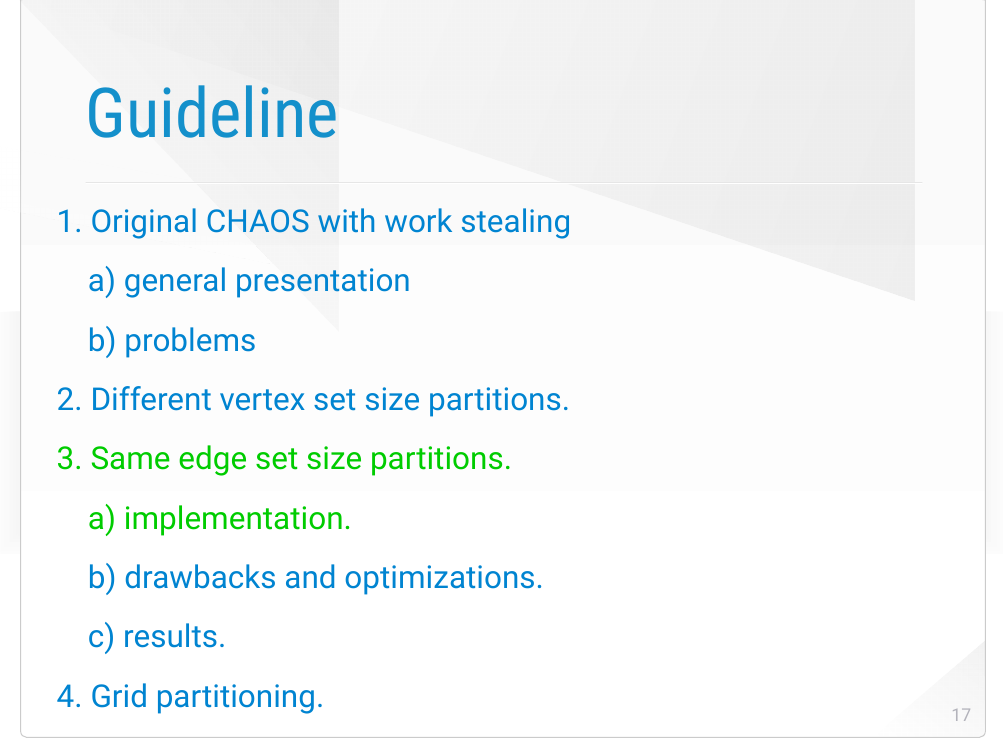
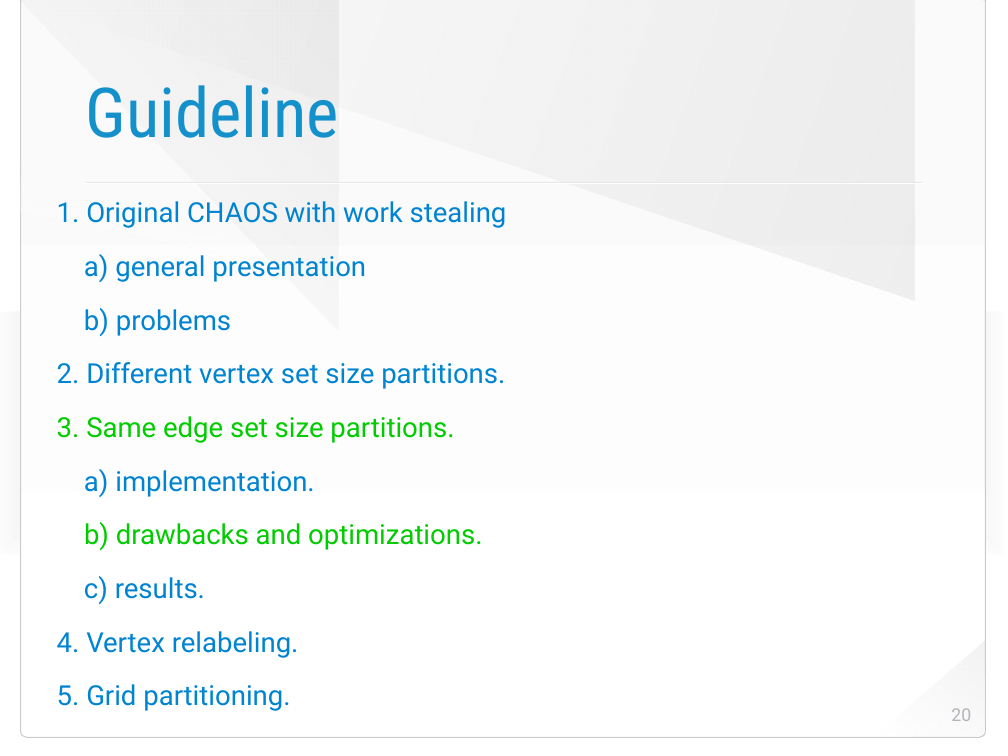
Before and after one commit to HaprianVlad/chaos, a slide deck: slide 20 of presentation.odp (slide 17 before the commit). Drawn at 1008x756 pixels with LibreOffice and Linux fonts; fonts in the diff are those of the drawing; background and template pictures are left out. Boxes give left, top, right and bottom in pixels: in the first picture for what was removed or moved away, otherwise in the second. Text is boxed around its words. In the diff, an @@ line names an element or a change of style, - is before the commit and + after.

```diff
--- a/presentation.odp
+++ b/presentation.odp
@@ text at [57,201,507,604]: size 32 to 28 pt in "1. Original CHAOS with work stealing", "a) general presentation", "b) problems", "2. Different vertex set size partitions." and 4 more places; text colour #00CC00 to #0084D1 in "a) implementation."; text colour #0084D1 to #00CC00 in "b) drawbacks and optimizations." @@
@@ text at [57,631,299,711]: text changed; size 32 to 28 pt @@
-4. Grid partitioning.
+4. Vertex relabeling.
+5. Grid partitioning.
@@ page number at [951,708,971,721]: text changed @@
-17
+20
```
Also in this commit, not shown: 6 other slides changed, 1 slide added, 1 other file.
